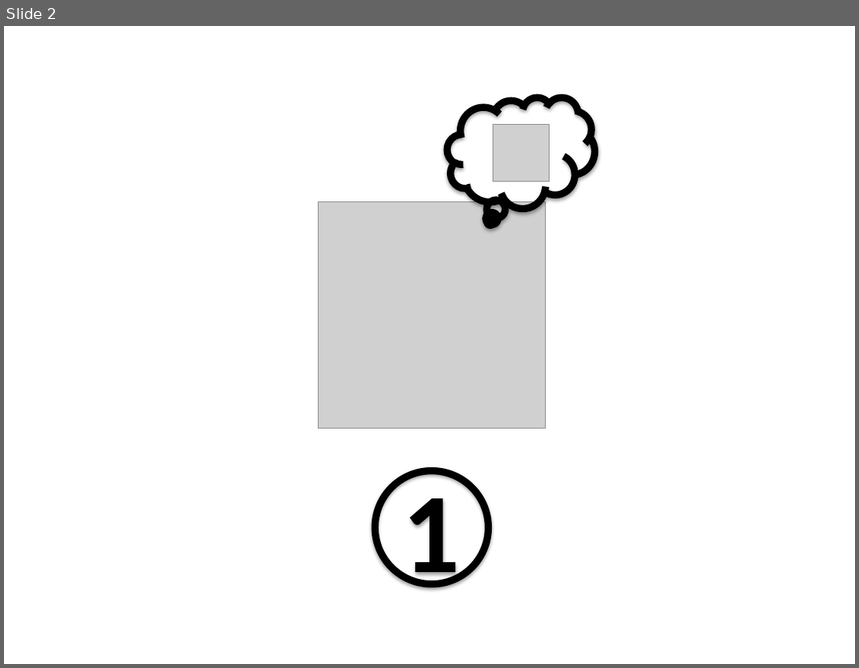
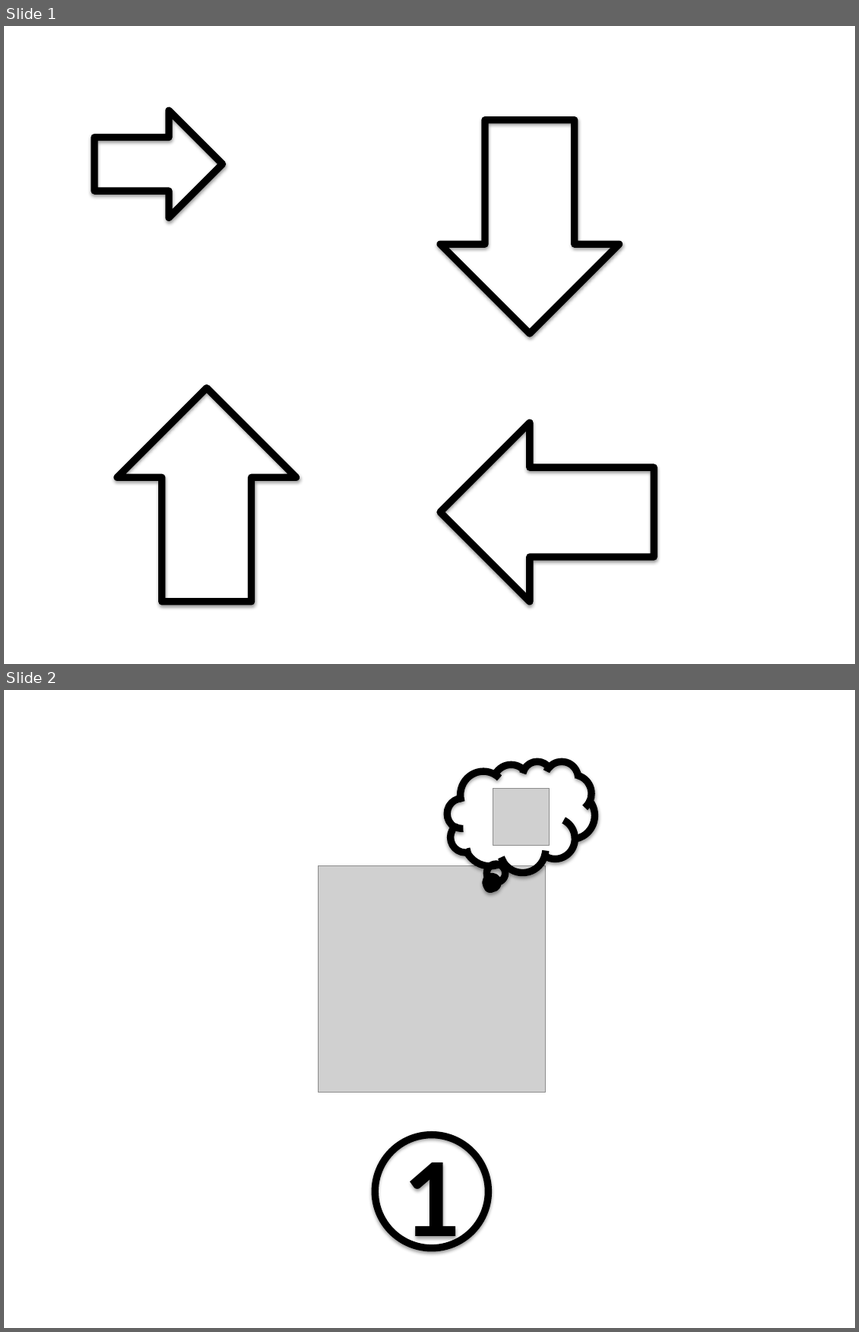
Before and after one commit to Anicky/FlashmUTT, a slide deck: Diagrammes/Scenarios - Schemas.pptx. Shown one above the other, each under a label of ours: slide 2 before the commit, slides 1 and 2 after it. The pictures are 859x668 and 859x1332 pixels, drawn with LibreOffice and Linux fonts; fonts in the diff are those of the drawing; grey boxes stand for pictures. Boxes give left, top, right and bottom in pixels: in the first picture for what was removed or moved away, otherwise in the second. Text is boxed around its words. In the diff, an @@ line names an element or a change of style, - is before the commit and + after.

```diff
--- a/Diagrammes/Scenarios - Schemas.pptx
+++ b/Diagrammes/Scenarios - Schemas.pptx
@@ slide 1 added at (x1=4, y1=26, x2=855, y2=664), background #FFFFFF @@
@@ right arrow added at (x1=94, y1=110, x2=222, y2=218), outline #000000 6 pt @@
@@ right arrow added at (x1=440, y1=120, x2=619, y2=334), outline #000000 6 pt @@
@@ right arrow added at (x1=118, y1=389, x2=297, y2=602), outline #000000 6 pt @@
@@ right arrow added at (x1=441, y1=423, x2=655, y2=601), outline #000000 6 pt @@
```
Also in this commit, not shown: 2 slides changed, 3 other slides added, 3 slides removed, 15 other files.
